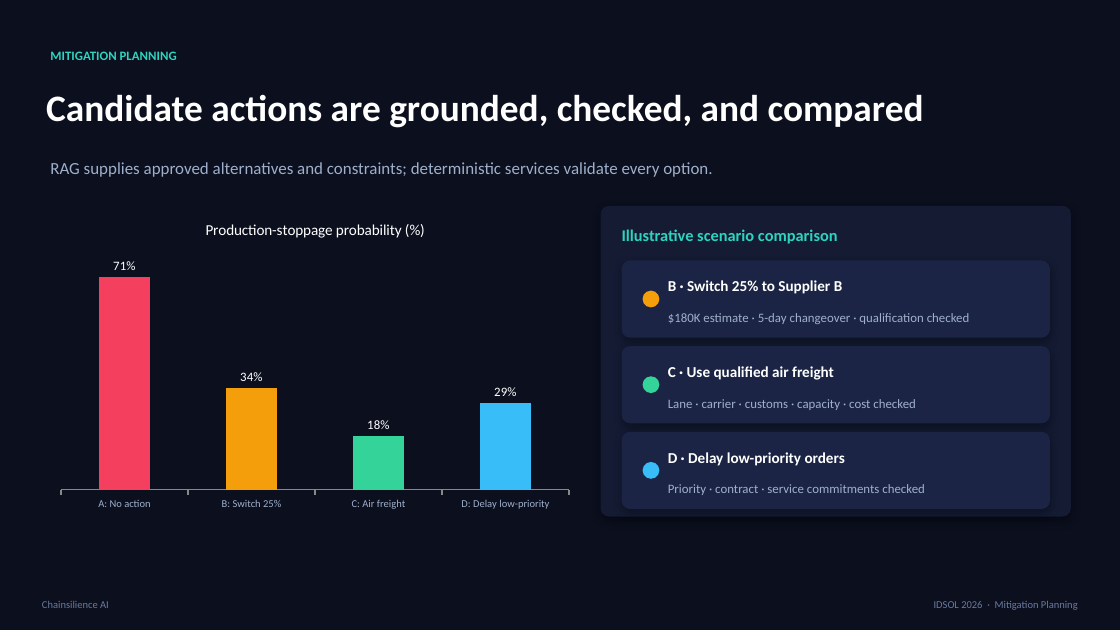
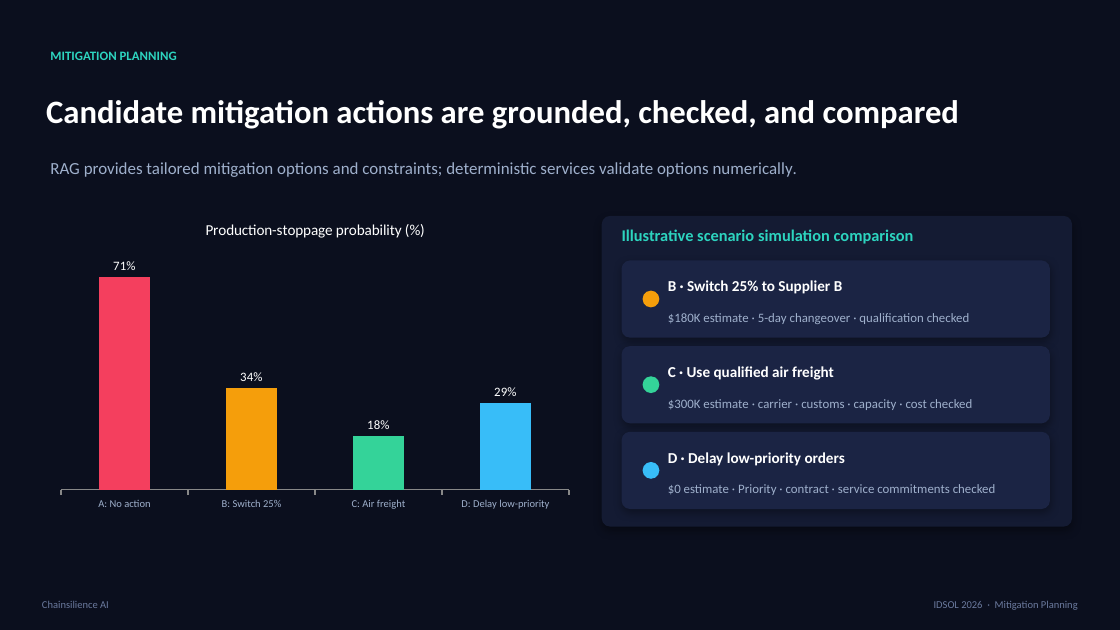
Before and after one commit to NoelVFX/Chainsilience-AI, a slide deck: slide 11 of Chainsilience_AI_IDSOL_2026_Pitch_Deck_Revised.pptx (slide 10 before the commit). Drawn at 1120x630 pixels with LibreOffice and Linux fonts; fonts in the diff are those of the drawing. Boxes give left, top, right and bottom in pixels: in the first picture for what was removed or moved away, otherwise in the second. Text is boxed around its words. In the diff, an @@ line names an element or a change of style, - is before the commit and + after.

```diff
--- a/Chainsilience_AI_IDSOL_2026_Pitch_Deck_Revised.pptx
+++ b/Chainsilience_AI_IDSOL_2026_Pitch_Deck_Revised.pptx
@@ text at (46, 100, 959, 129): text changed; size 32 to 28 pt @@
-Candidate actions are grounded, checked, and compared
+Candidate mitigation actions are grounded, checked, and compared
@@ text at (50, 162, 797, 177): text changed @@
-RAG supplies approved alternatives and constraints; deterministic services validate every option.
+RAG provides tailored mitigation options and constraints; deterministic services validate options numerically.
@@ rounded rectangle: place and size @@
-rounded rectangle at (601, 206, 1071, 517)
+rounded rectangle at (602, 216, 1072, 527)
@@ text at (622, 229, 914, 244): text changed @@
-Illustrative scenario comparison
+Illustrative scenario simulation comparison
@@ text at (668, 399, 973, 410): text changed @@
-Lane · carrier · customs · capacity · cost checked
+$300K estimate · carrier · customs · capacity · cost checked
@@ text at (668, 484, 996, 495): text changed @@
-Priority · contract · service commitments checked
+$0 estimate · Priority · contract · service commitments checked
```
Also in this commit, not shown: 12 other slides changed, 1 slide added, 20 other files.
